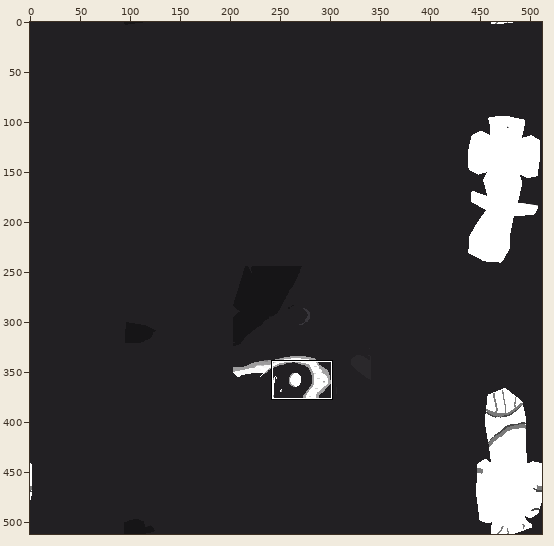
Sprite sheet, stored at Assets/characters/gibbon/textures/Gibbon Fur Texture.png. Above: a wide view before the commit, with the close-up outlined.
Close-up. Before the commit:
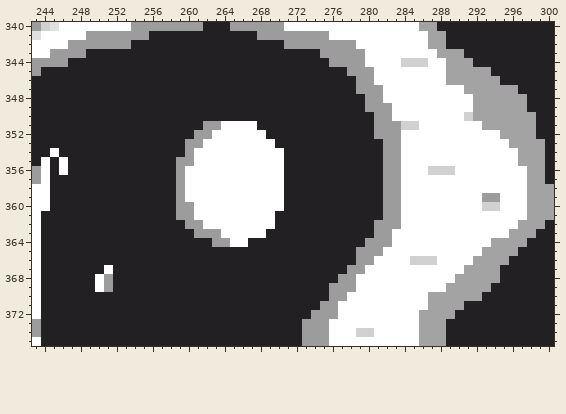
The file is 512x512 pixels. Colours within 5 levels of each other are drawn and written as one. Shown: x 243..300, y 340..375. The commit also changed other parts of the picture, which this record leaves out.
The result:
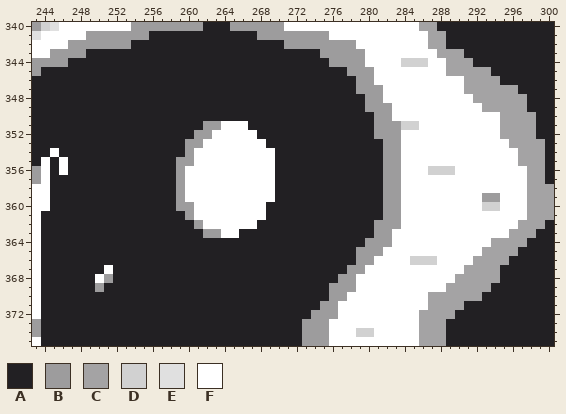
Palette (. is transparent): A #222023  B #9d9c9d  C #a4a3a4  D #d1d1d1  E #e0e0e0  F #ffffff
What changed:
Colour B gives way to colour A in row 361 at x 259; in row 362 at x 260; in row 363 at x 261; in row 364 at x 263 to 264; in row 369 at x 251.
Colour F gives way to colour A in row 351 at x 267; in row 352 at x 268; in row 353 at x 269; in rows 354 to 359 at x 270; in row 360 at x 269 to 270; in row 361 at x 269.
Colour F gives way to colour A in row 362 at x 268 to 269; in row 363 at x 266 to 268; in row 364 at x 265 to 266.
Colour F gives way to colour B in row 369 at x 250.
Colour C gives way to colour F in row 346 at x 289 to 290; in row 349 at x 292; in row 350 at x 292 to 294; in row 351 at x 293 to 294.
Colour D gives way to colour F in row 350 at x 291.
Where, in picture pixels (left, top, right, bottom), the same in both close-ups:
changed: (446, 76, 500, 130)
changed: (176, 121, 284, 247)
changed: (95, 283, 113, 292)
